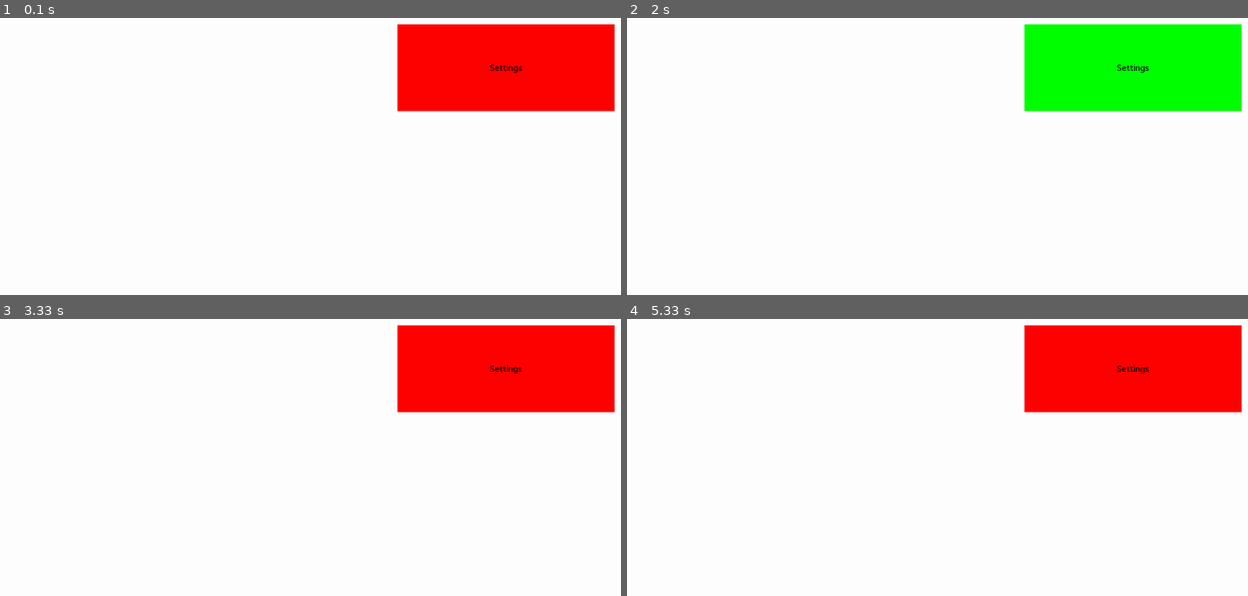
Above: before the commit, frames 1-4 (two rows, left to right).
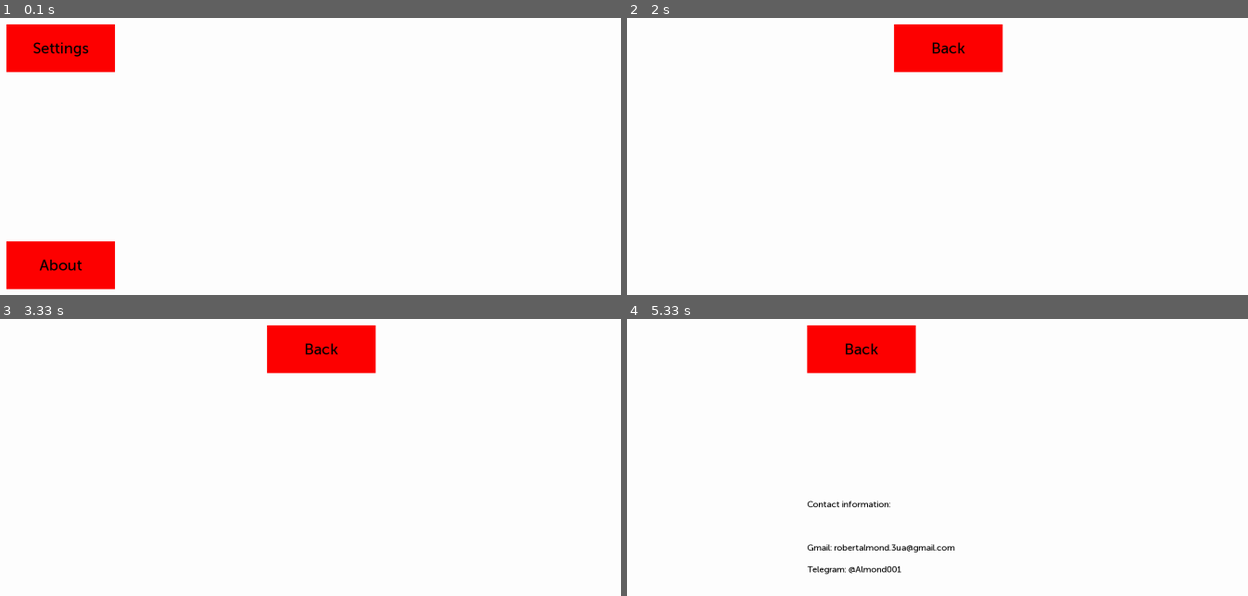
Above: after the commit, the same moments.

Repository: RobertAlmond/TemplateForge
Game: pygame game, started from main.py
The game is run twice, just before and just after one commit, with the same random seed, the same clock (stepped at 60 frames per second) and the same inputs.
Inputs (mouse positions are in pixels of both pictures, inside the frame that each line leads up to):
- Up to frame 1 (0.1 s): no input
- Up to frame 2 (2 s): press the mouse at (689, 264) at 0.37 s; move the mouse to (outside the picture) at 0.47 s; release the mouse at (outside the picture) at 0.6 s; press the mouse at (862, 48) at 0.7 s; move the mouse to (788, 198) at 0.8 s; release the mouse at (outside the picture) at 0.93 s; press the mouse at (689, 48) at 1.03 s; move the mouse to (763, 92) at 1.13 s; release the mouse at (831, 139) at 1.27 s; press the mouse at (949, 48) at 1.37 s; move the mouse to (1111, 51) at 1.47 s; release the mouse at (outside the picture) at 1.6 s; press the mouse at (689, 48) at 1.7 s; move the mouse to (931, 62) at 1.8 s; release the mouse at (1167, 78) at 1.93 s
- Up to frame 3 (3.33 s): press the mouse at (322, 349) at 2.03 s; move the mouse to (229, 418) at 2.13 s; release the mouse at (136, 487) at 2.27 s; press the mouse at (62, 349) at 2.37 s; move the mouse to (372, 379) at 2.47 s; release the mouse at (outside the picture) at 2.6 s; press the mouse at (322, 349) at 2.7 s; move the mouse to (229, 446) at 2.8 s; release the mouse at (142, 546) at 2.93 s; press the mouse at (62, 349) at 3.03 s; move the mouse to (279, 413) at 3.13 s; release the mouse at (496, 476) at 3.27 s
- Up to frame 4 (5.33 s): press the mouse at (949, 349) at 3.37 s; move the mouse to (912, 374) at 3.47 s; release the mouse at (875, 399) at 3.6 s; press the mouse at (689, 349) at 3.7 s; move the mouse to (707, 415) at 3.8 s; release the mouse at (732, 485) at 3.93 s; press the mouse at (949, 349) at 4.03 s; move the mouse to (1005, 507) at 4.13 s; release the mouse at (outside the picture) at 4.27 s; press the mouse at (689, 349) at 4.37 s; move the mouse to (713, 440) at 4.47 s; release the mouse at (738, 532) at 4.6 s; press the mouse at (949, 349) at 4.7 s; move the mouse to (1117, 349) at 4.8 s; release the mouse at (outside the picture) at 4.93 s; press the mouse at (689, 565) at 5.03 s; move the mouse to (918, 521) at 5.13 s; release the mouse at (1148, 476) at 5.27 s

The runs differ from the first frame. In frame 1, 17% of the frame differs, in the area x 0-100%, y 2-98%; in frame 2, 14%; in frame 3, 14%; in frame 4, 15%.

Commit message:
Update main.py

Diff:
--- a/main.py
+++ b/main.py
@@ -38,18 +38,52 @@
 # Setup
 # -----------------
 
+pygame.init()
+pygame.font.init()
+
 font_museo_sans_cyrl_500_path = "/home/max/TemplateForge/Content/Fonts/MuseoSansCyrl-500.ttf"
+font_museo_sans_cyrl_500 = pygame.font.Font(font_museo_sans_cyrl_500_path, 20,)
 
 silence_sound_file_path = "Content/Audio/silence.mp3"
-
-pygame.init()
 
 def is_pygame_inited():
     return pygame.get_init()
 
+def is_pygame_font_inited():
+    return pygame.font.get_init()
+
 def do_nothing():
     pass
 
+def settings_button_func():
+    back_to_main_menu_from_settings_button.is_visible = True
+    about_button.is_visible = False
+    settings_button.is_visible = False
+
+def back_to_main_menu_from_settings_button_func():
+    back_to_main_menu_from_settings_button.is_visible = False
+    settings_button.is_visible = True
+    about_button.is_visible = True
+
+def about_button_func():
+    settings_button.is_visible = False
+    about_button.is_visible = False
+    back_to_main_menu_from_about_button.is_visible = True
+    contact_info_text1.is_visible = True
+    contact_info_text2.is_visible = True
+    contact_info_text3.is_visible = True
+
+def back_to_main_menu_from_about_button_func():
+    back_to_main_menu_from_about_button.is_visible = False
+    settings_button.is_visible = True
+    about_button.is_visible = True
+    contact_info_text1.is_visible = False
+    contact_info_text2.is_visible = False
+    contact_info_text3.is_visible = False
+
+
+
+
 def root(base: float, exponent: int):
     return base ** (1 / exponent)
 
@@ -65,36 +99,99 @@
 def product(lower_bound:int, upper_bound:int):
 
     if lower_bound > upper_bound:
-        raise ValueError("In this function lower bound({1}) couldn't be higher than upper bound({2})".format(lower_bound, upper_bound))
+        raise ValueError("In this function lower_bound({1}) couldn't be higher than upper_bound({2})".format(lower_bound, upper_bound))
     else:
         product = 1
         for i in range(lower_bound, upper_bound + 1):
-            product = product * i
+            product *= i
+
         return product
 
-def factorial(number):
-    if 0 < number:
-        raise ValueError("Cannot calculate the factorial of a negative number({}).".format(number))
+
+
+def factorial(number:int):
+
+    if number < 0:
+        raise ValueError("In this function argument 'number' couldn't be higher than 0")
+    elif number == 0:
+        return 1
     else:
         answer = 1
-        for i in range(1, number):
-            answer = answer * i
-        return answer
-
-def summation(lower_bound, upper_bound, method = "formula"):
-    if lower_bound > upper_bound:
-        raise ValueError("In this function lower bound({1}) couldn't be higher than upper bound({2})".format(lower_bound, upper_bound))
-    else:
-        if method == "series_of_sum":
-            product = 1
-            for i in range(lower_bound, upper_bound + 1):
-                product = product + i
-        elif method == "formula":
-            count_of_members = lower_bound - upper_bound
-            product = (lower_bound + upper_bound) * count_of_members / 2
-        else:
-            product = None
+        for i in range(1, upper_bound + 1):
+            product *= i
+
         return product
+
+class Text:
+    def __init__(self,
+        x=0,
+        y=0,
+        text="",
+        size=10,
+        font=None,
+        color=(0, 0, 0),
+        antialias=True,
+        is_visible=True):
+
+        self.x = x
+        self.y = y
+        self.text = text
+        self.size = size
+        self.font = font or pygame.font.SysFont("arial", size)
+        self.color = color
+        self.antialias = antialias
+        self.is_visible = is_visible
+
+        self.surface = pygame.font.Font.render(self.font, self.text, self.antialias, self.color)
+        self.rect = self.surface.get_rect()
+        self.rect.x = self.x
+        self.rect.y = self.y
+
+    def draw(self, surface):
+        if self.is_visible:
+            surface.blit(self.surface, self.rect)
+
+    def set_position(self, x, y):
+        self.x = x
+        self.y = y
+        self.rect.x = self.x
+        self.rect.y = self.y
+
+    def set_text(self, text):
+        self.text = text
+        self.surface = self.font.render(self.text, self.antialias, self.color)
+        self.rect = self.surface.get_rect()
+        self.rect.x = self.x
+        self.rect.y = self.y
+
+    def set_font(self, font):
+        self.font = font
+        self.surface = self.font.render(self.text, self.antialias, self.color)
+        self.rect = self.surface.get_rect()
+        self.rect.x = self.x
+        self.rect.y = self.y
+
+    def set_size(self, size):
+        self.size = size
+        self.font = pygame.font.SysFont("arial", size)
+        self.surface = self.font.render(self.text, self.antialias, self.color)
+        self.rect = self.surface.get_rect()
+        self.rect.x = self.x
+        self.rect.y = self.y
+
+    def set_color(self, color):
+        self.color = color
+        self.surface = self.font.render(self.text, self.antialias, self.color)
+        self.rect = self.surface.get_rect()
+        self.rect.x = self.x
+        self.rect.y = self.y
+
+    def set_antialias(self, antialias):
+        self.antialias = antialias
+        self.surface = self.font.render(self.text, self.antialias, self.color)
+        self.rect = self.surface.get_rect()
+        self.rect.x = self.x
+        self.rect.y = self.y
 
 class Button:
     def __init__(self, x, y, width, height, text=None, text_color=None, text_size=None, text_font=None,
@@ -116,7 +213,6 @@
         self.onclick_sound = onclick_sound
 
         if self.onclick_sound:
-            # Загрузка звука щелчка
             self.click_sound = pygame.mixer.Sound(self.onclick_sound)
         else:
             self.click_sound = pygame.mixer.Sound(silence_sound_file_path)
@@ -148,7 +244,6 @@
                 else:
                     self.callback()
             if self.onclick_sound:
-                # Воспроизведение звука щелчка
                 self.click_sound.play()
         else:
             self.is_pressed = False
@@ -173,13 +268,114 @@
 
 screen = pygame.display.set_mode((1920, 1080))
 
-settings_button = Button(1000, 100, 500, 200, "Settings", (0, 0, 0), 20, font_museo_sans_cyrl_500_path, (255, 0, 0,), (0, 255, 0), (0, 0, 255), do_nothing)
-
+settings_button = Button(
+x = 100,
+y = 100,
+width = 250,
+height = 110,
+text = "Settings",
+text_color = (0, 0, 0),
+text_size = 35,
+text_font = font_museo_sans_cyrl_500_path,
+color_idle = (255, 0, 0),
+color_hover = (0, 255, 0),
+color_pressed = (0, 0, 0),
+callback = settings_button_func,
+)
+
+about_button = Button(
+x = 100,
+y = 600,
+width = 250,
+height = 110,
+text = "About",
+text_color = (0, 0, 0),
+text_size = 35,
+text_font = font_museo_sans_cyrl_500_path,
+color_idle = (255, 0, 0),
+color_hover = (0, 255, 0),
+color_pressed = (0, 0, 0),
+callback = about_button_func,
+)
+
+back_to_main_menu_from_settings_button = Button(
+x = 700,
+y = 100,
+width = 250,
+height = 110,
+text = "Back",
+text_color = (0, 0, 0),
+text_size = 35,
+text_font = font_museo_sans_cyrl_500_path,
+color_idle = (255, 0, 0),
+color_hover = (0, 255, 0),
+color_pressed = (0, 0, 0),
+callback = back_to_main_menu_from_settings_button_func,
+)
+
+back_to_main_menu_from_about_button = Button(
+x = 500,
+y = 100,
+width = 250,
+height = 110,
+text = "Back",
+text_color = (0, 0, 0),
+text_size = 35,
+text_font = font_museo_sans_cyrl_500_path,
+color_idle = (255, 0, 0),
+color_hover = (0, 255, 0),
+color_pressed = (0, 0, 0),
+callback = back_to_main_menu_from_about_button_func,
+)
+
+
+contact_info_text1 = Text(
+x = 500,
+y = 500,
+text = """Contact information:""",
+size=80,
+font=font_museo_sans_cyrl_500,
+color=(0, 0, 0),
+antialias=True,
+is_visible=False,
+)
+
+contact_info_text2 = Text(
+x = 500,
+y = 600,
+text = """Gmail: robertalmond.3ua@gmail.com""",
+size=80,
+font=font_museo_sans_cyrl_500,
+color=(0, 0, 0),
+antialias=True,
+is_visible=False,
+)
+
+contact_info_text3 = Text(
+x = 500,
+y = 650,
+text = """Telegram: @Almond001""",
+size=80,
+font=font_museo_sans_cyrl_500,
+color=(0, 0, 0),
+antialias=True,
+is_visible=False,
+)
 running = True
+back_to_main_menu_from_settings_button.is_visible = False
+back_to_main_menu_from_about_button.is_visible = False
 
 all_buttons = list()
+all_texts = list()
+
 all_buttons.append(settings_button)
-
+all_buttons.append(back_to_main_menu_from_settings_button)
+all_buttons.append(about_button)
+all_buttons.append(back_to_main_menu_from_about_button)
+
+all_texts.append(contact_info_text1)
+all_texts.append(contact_info_text2)
+all_texts.append(contact_info_text3)
 # -----------------
 
 
@@ -197,6 +393,8 @@
 
 # Main
 # -----------------
+
+print(is_pygame_font_inited())
 
 while running:
 
@@ -207,16 +405,15 @@
         if kpressed[pygame.K_ESCAPE]:
             running = False
 
-
-
-        # Отрисовка
         screen.fill((255, 255, 255))
 
         for button in all_buttons:
             button.handle_event(event)
             button.draw(screen)
 
-        # Перерисовка экрана
+        for text in all_texts:
+            text.draw(screen)
+
         pygame.display.update()
 
 # -----------------
